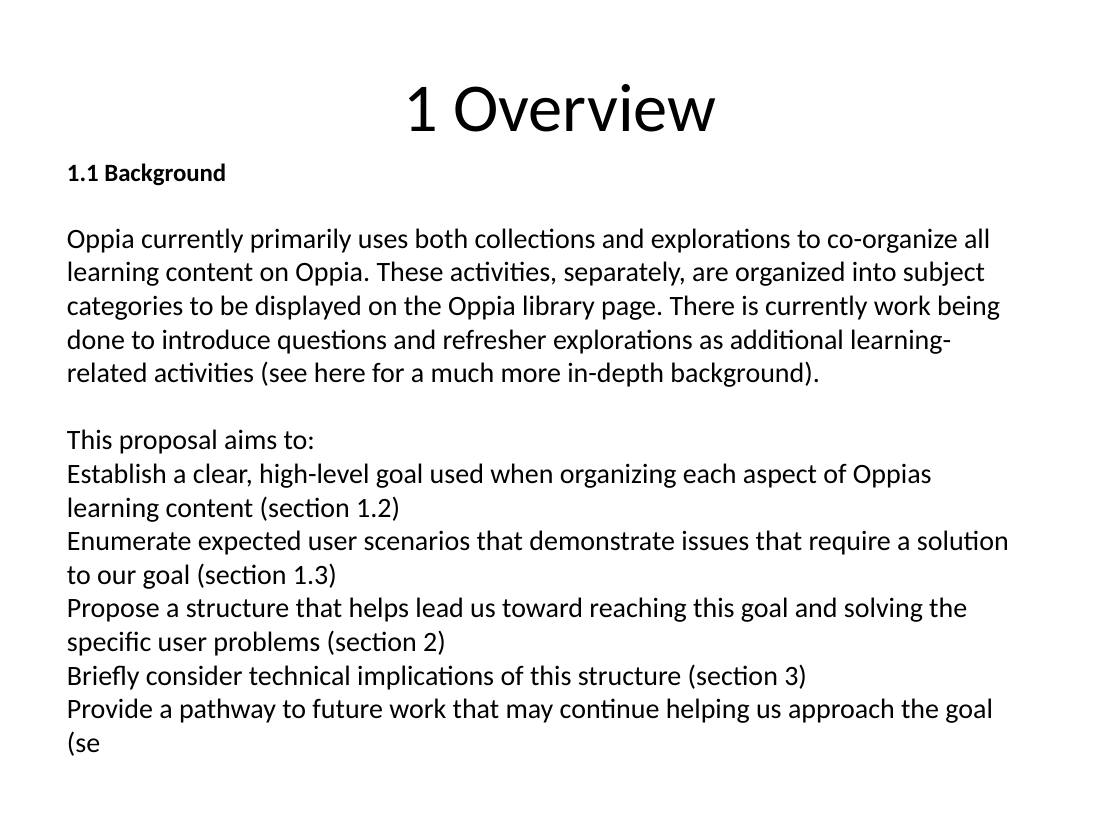
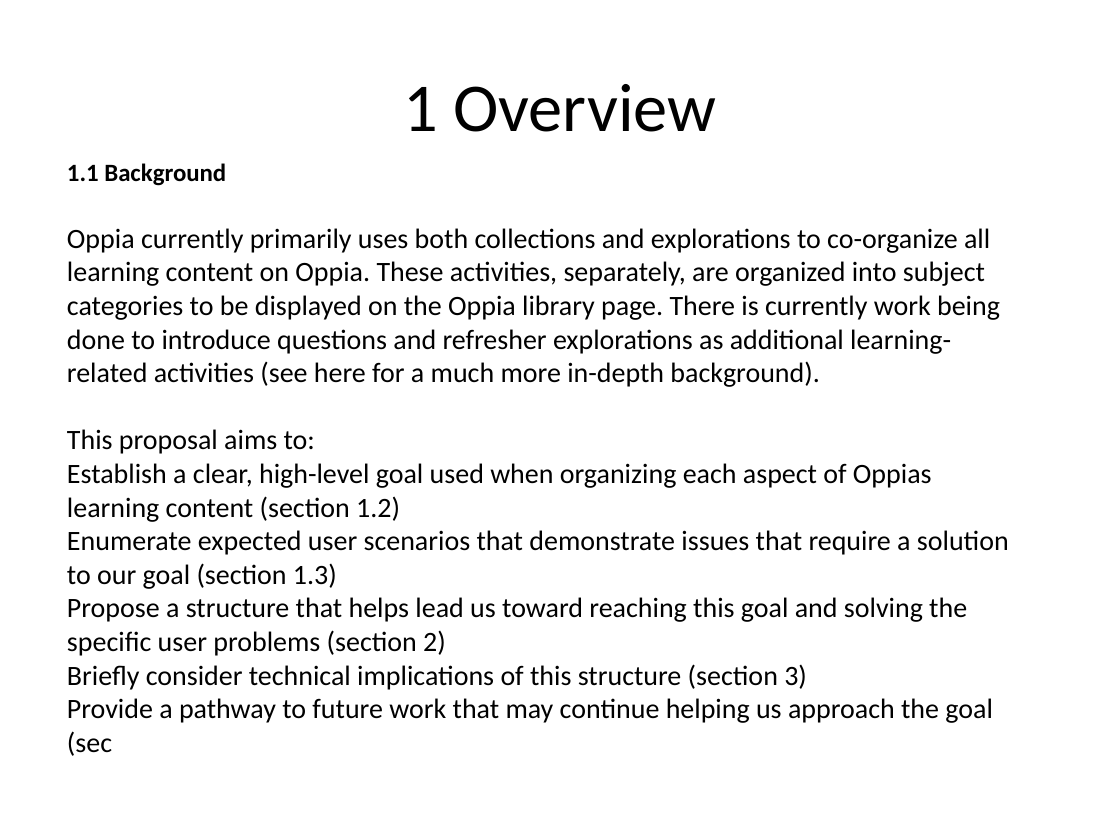
Before and after one commit to agbilotia1998/slydok, a slide deck: slide 3 of test.pptx. Drawn at 1120x840 pixels with LibreOffice and Linux fonts; fonts in the diff are those of the drawing. Boxes give left, top, right and bottom in pixels: in the first picture for what was removed or moved away, otherwise in the second. Text is boxed around its words. In the diff, an @@ line names an element or a change of style, - is before the commit and + after.

```diff
--- a/test.pptx
+++ b/test.pptx
@@ text at [67,698,993,756]: text changed @@
-Provide a pathway to future work that may continue helping us approach the goal (se
+Provide a pathway to future work that may continue helping us approach the goal (sec
```
Also in this commit, not shown: 2 other slides changed, 6 other files.
